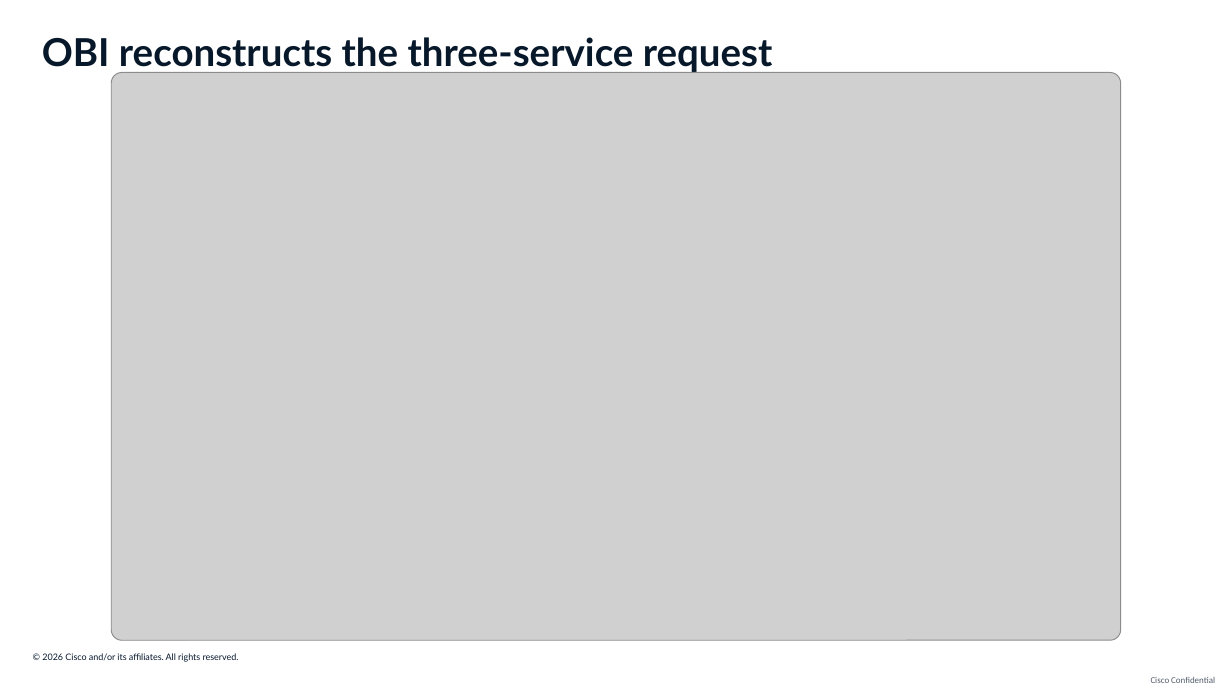
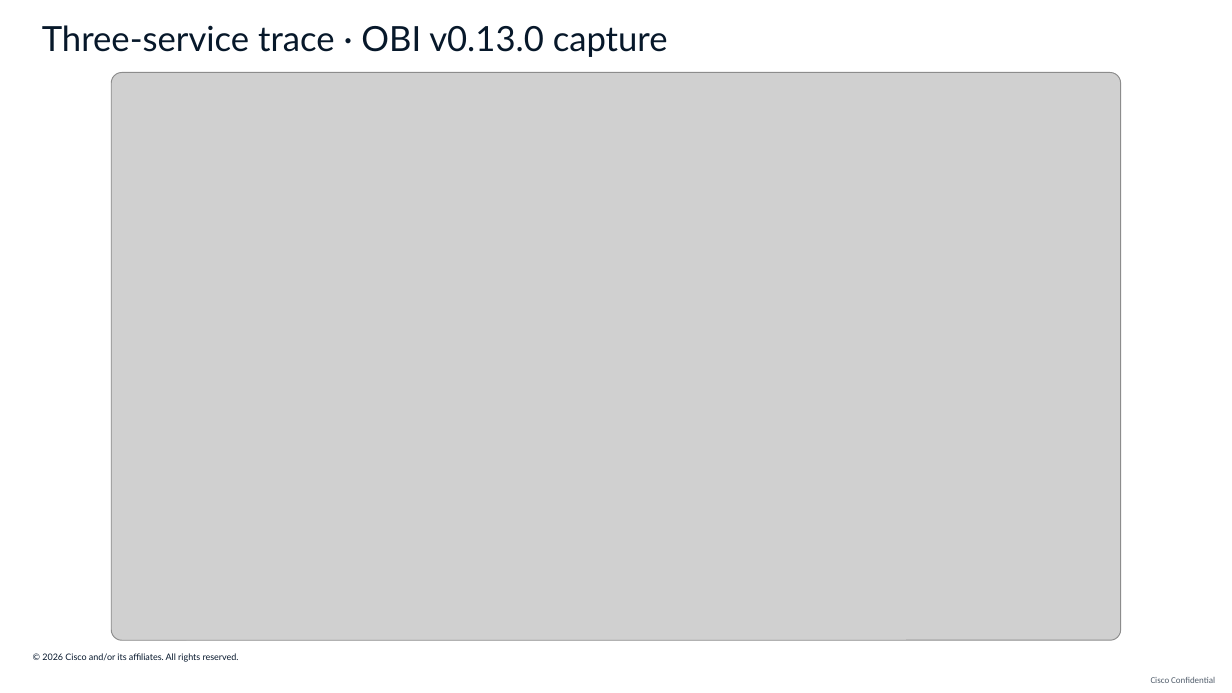
Before and after one commit to ajimenez1503/cilium-obi-demo, a slide deck: slide 22 of slides/cilium-obi-session-deck-latest.pptx (slide 21 before the commit). Drawn at 1232x693 pixels with LibreOffice and Linux fonts; fonts in the diff are those of the drawing; grey boxes stand for pictures; background and template pictures are left out. Boxes give left, top, right and bottom in pixels: in the first picture for what was removed or moved away, otherwise in the second. Text is boxed around its words. In the diff, an @@ line names an element or a change of style, - is before the commit and + after.

```diff
--- a/slides/cilium-obi-session-deck-latest.pptx
+++ b/slides/cilium-obi-session-deck-latest.pptx
@@ text "Three-service trace · OBI v0.13.0 ..." at [42,25,668,57]: vertical alignment top to middle @@
@@ text at [42,25,668,57]: text changed; size 30 to 27 pt; bold off @@
-OBI reconstructs the three-service request
+Three-service trace · OBI v0.13.0 capture
```
Also in this commit, not shown: 8 other slides changed, 3 slides added, 2 slides removed, 30 other files.
